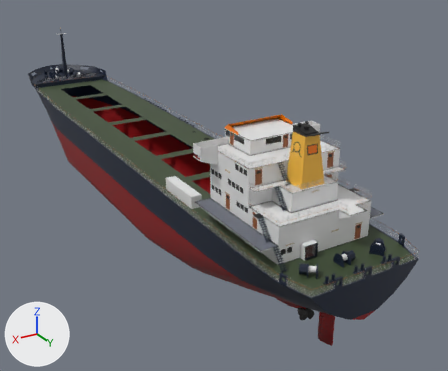
An edit to the glTF model resources/cargoship.glb, drawn before and after from the same camera.
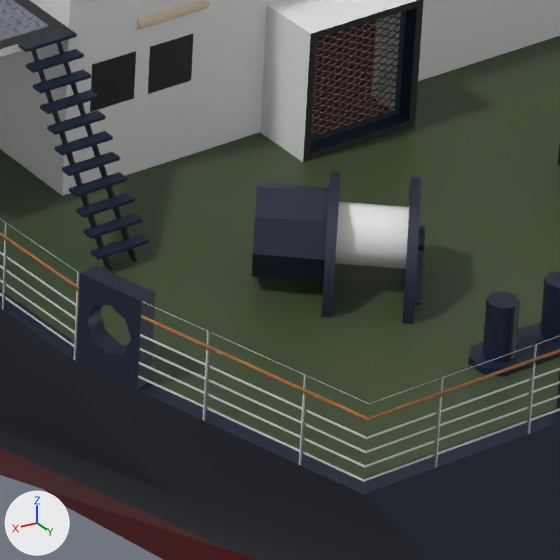
The first picture shows the older version from a camera (50 mm lens) standing at (67.9, 140.6, 74.4) and looking at (-15.3, 1.9, 5.1). The close-ups show both versions on the part from 60% to 74% of the width and 65% to 82% of the height of that picture; other places that the commit changed are outside them. Arrows for +X, +Y and +Z are at lower left; the lights stay in place. The close-ups show mesh edges as thin lines. Where no turn or scale is listed for an object, it has been applied to the vertices.

The first close-up shows 'Cargoship'.
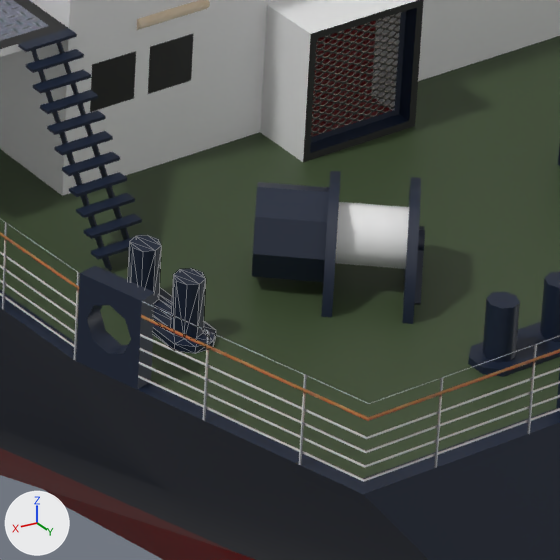
Where the newer file only moved an object's origin or applied its transform, the numbers keep the older frame.

Location of each change, (x1, y1, x2, y2) in pixels of the close-ups (560 x 560 px):
'G-Object.021', added: after (128, 236, 216, 354)

The change, as a diff of the scene's bpy script:
```diff
--- a/resources/cargoship.glb.py
+++ b/resources/cargoship.glb.py
@@ mat_m_skrovblått_001 @@
+mat_m_skrovblått_001 = principled_material('M_skrovBlått.001')
+mat_m_skrovblått_001.base_color = (0.00567, 0.0132, 0.0347)  # dark blue #111e34
@@ me_g_object_021 @@
+me_g_object_021.from_pydata(...)  # 48 vertices, 86 faces; spans x 11.23..12.2, y 67.09..69.62, z 18.21..19.54
+me_g_object_021.materials.append(mat_m_skrovblått_001)  # dark blue #111e34
@@ ob_g_object_021 @@
+ob_g_object_021 = bpy.data.objects.new('G-Object.021', me_g_object_021)
+ob_g_object_021.location = (0.0, 0.0, 0.0)
```
